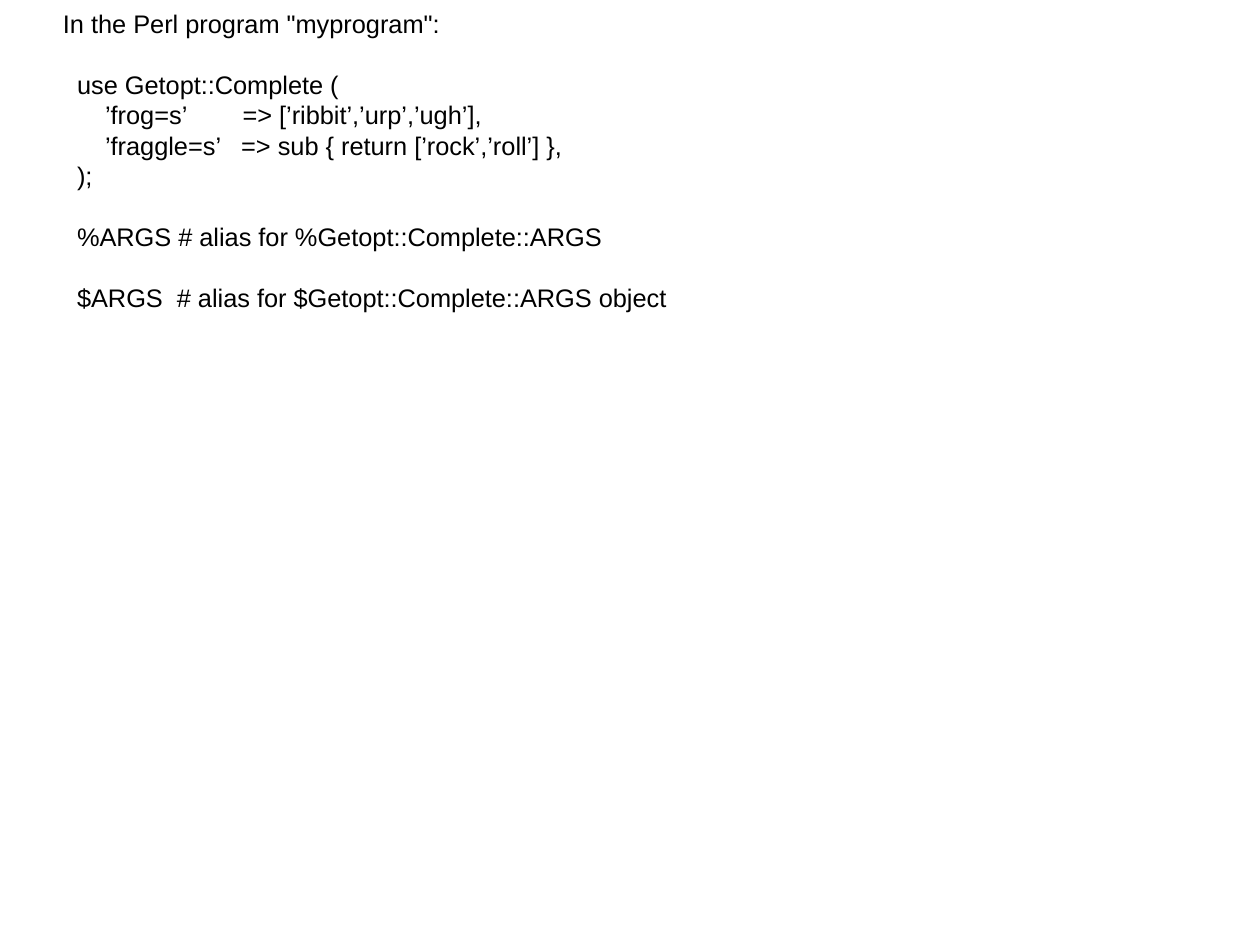
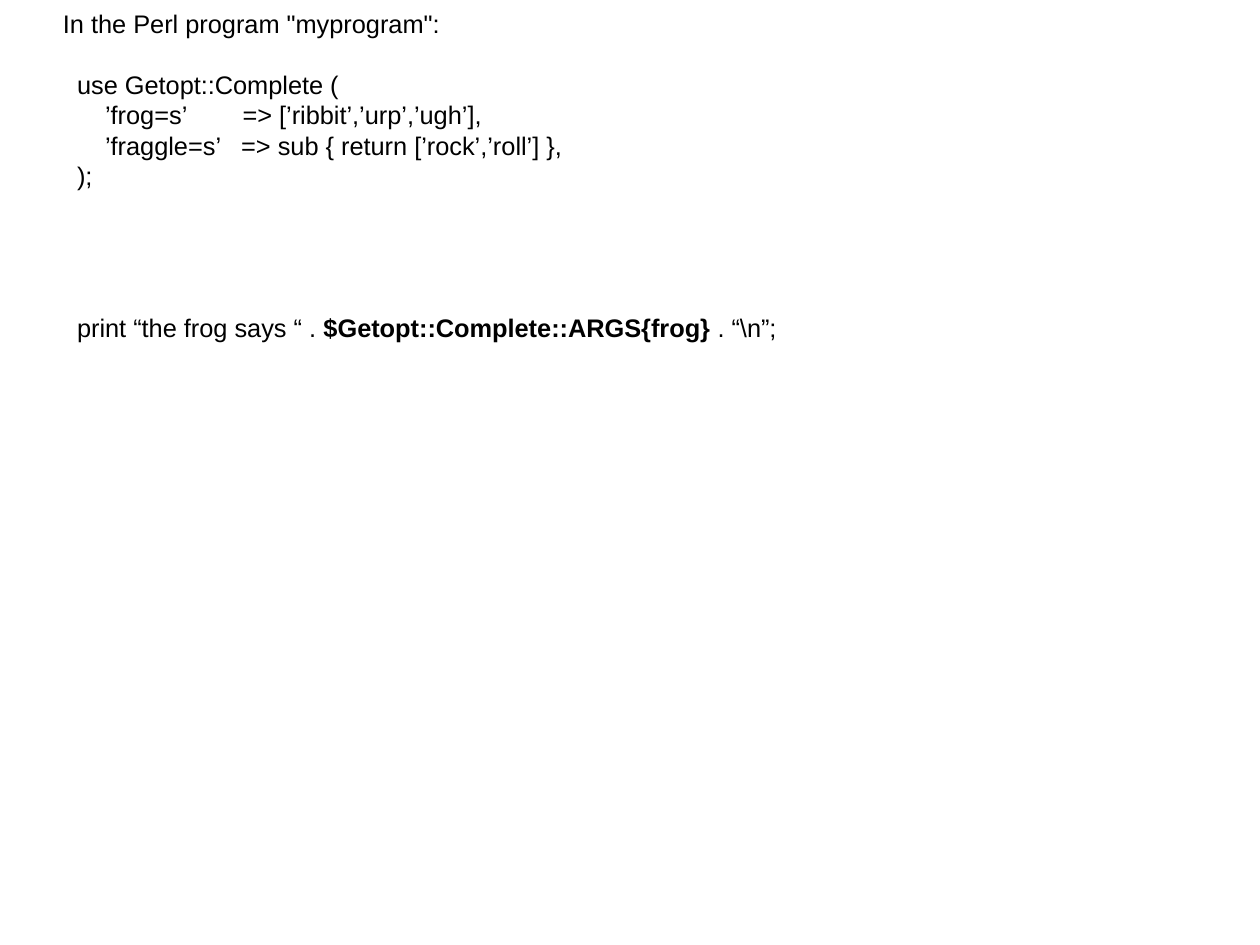
Before and after one commit to ssmith-wustl/Getopt-Complete, a slide deck: slide 28 of doc/getopt-complete.odp (slide 25 before the commit). Drawn at 1260x945 pixels with LibreOffice and Linux fonts; fonts in the diff are those of the drawing. Boxes give left, top, right and bottom in pixels: in the first picture for what was removed or moved away, otherwise in the second. Text is boxed around its words. In the diff, an @@ line names an element or a change of style, - is before the commit and + after.

```diff
--- a/doc/getopt-complete.odp
+++ b/doc/getopt-complete.odp
@@ subtitle at (x1=77, y1=318, x2=777, y2=343): text changed; bold on @@
-%ARGS # alias for %Getopt::Complete::ARGS
-$ARGS # alias for $Getopt::Complete::ARGS object
+print “the frog says “ . $Getopt::Complete::ARGS{frog} . “\n”;
```
Also in this commit, not shown: 15 other slides changed, 9 slides added, 1 other file.
